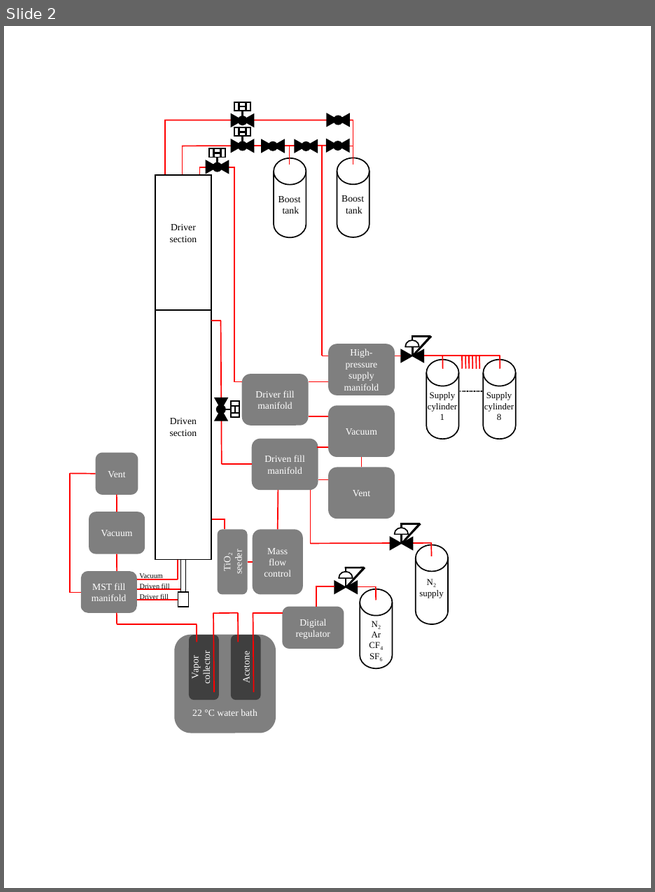
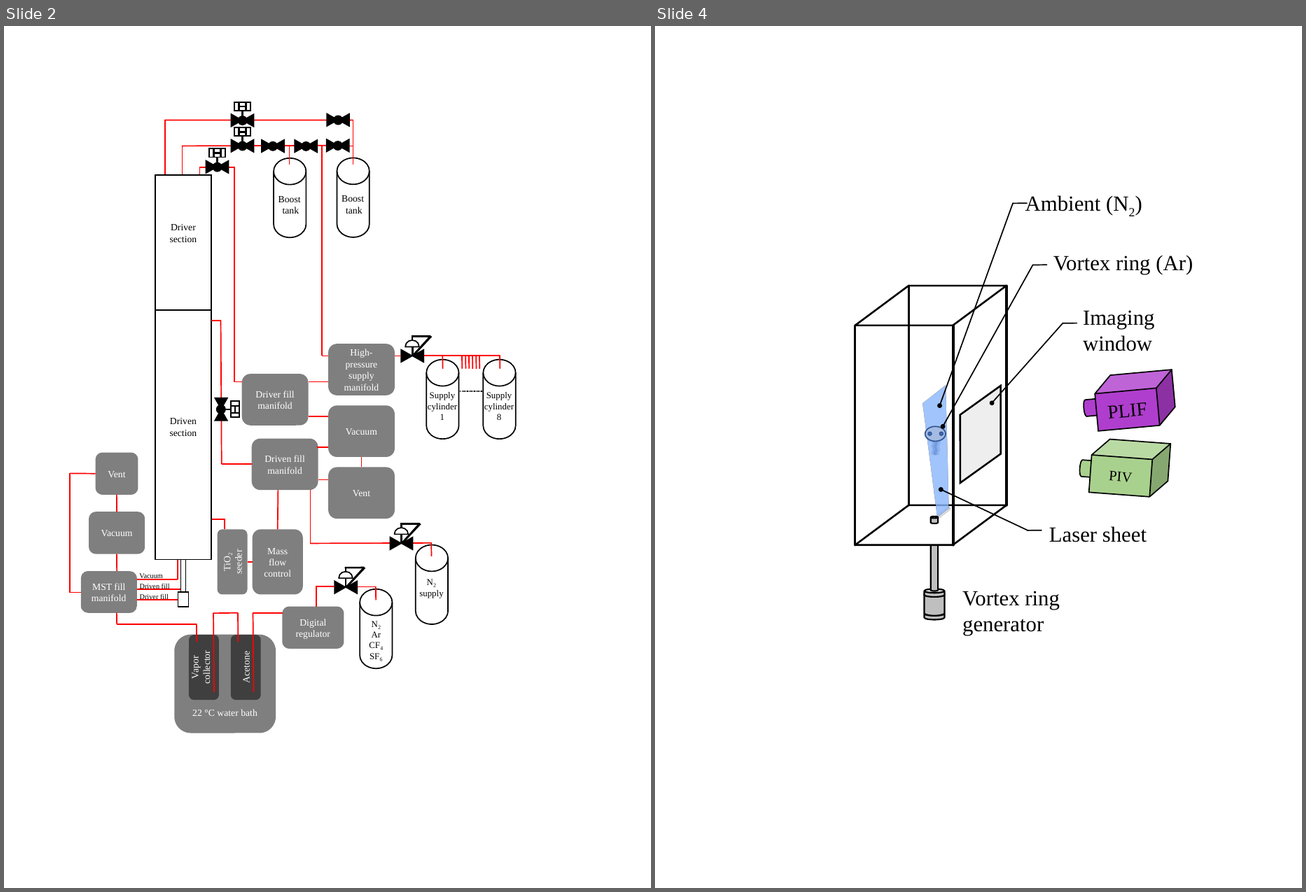
Before and after one commit to stillyslalom/Vortex, a slide deck: papers/thesis/gfx/diagrams/Wisconsin_Shock_Tube.pptx. Shown side by side, each under a label of ours: slide 2 before the commit, slides 2 and 4 after it; the slides between them are not shown. The pictures are 655x892 and 1306x892 pixels, drawn with LibreOffice and Linux fonts; fonts in the diff are those of the drawing. Boxes give left, top, right and bottom in pixels: in the first picture for what was removed or moved away, otherwise in the second. Text is boxed around its words. In the diff, an @@ line names an element or a change of style, - is before the commit and + after.

```diff
--- a/papers/thesis/gfx/diagrams/Wisconsin_Shock_Tube.pptx
+++ b/papers/thesis/gfx/diagrams/Wisconsin_Shock_Tube.pptx
@@ slide 4 added at <box>655,26,1302,888</box>, background #FFFFFF @@
@@ group added at <box>855,195,1193,636</box>: 8 lines, 7 cylinders, 5 ellipses, 5 texts, 4 arrows, 3 parallelograms, 3 double waves, 2 cubes, 1 rounded rectangle, 1 trapezoid @@
+Vortex ring
+generator
+Imaging window
+Laser sheet
+Vortex ring (Ar)
+Ambient (N2)
+PLIF
+PIV
```
Also in this commit, not shown: 1 slide changed, 1 other slide added, 9 other files.
